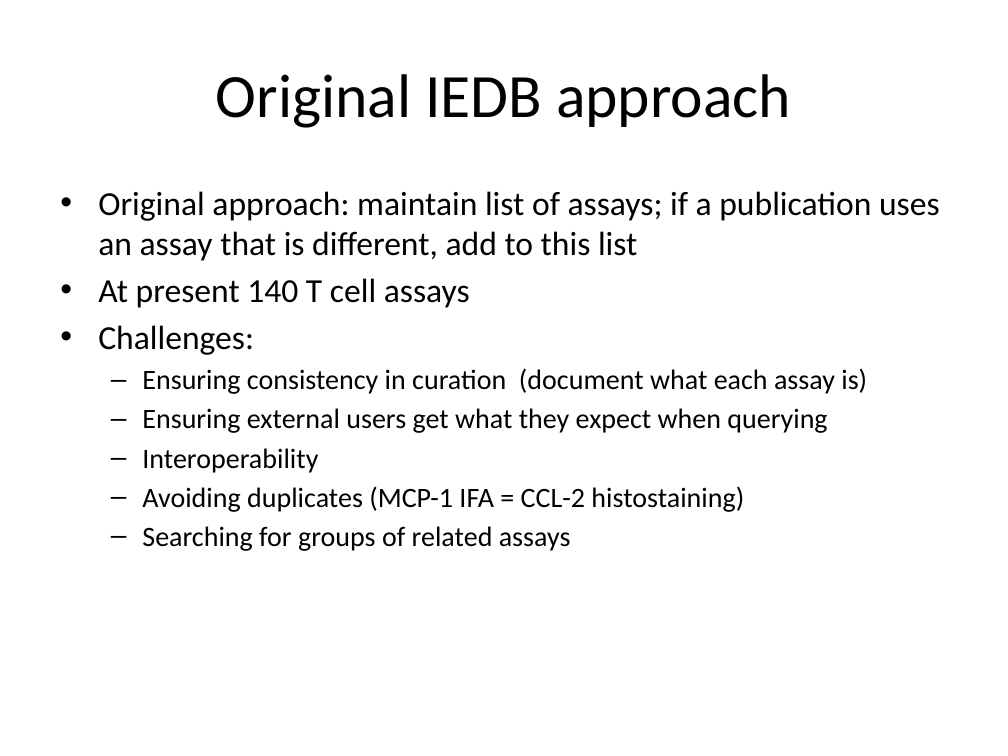
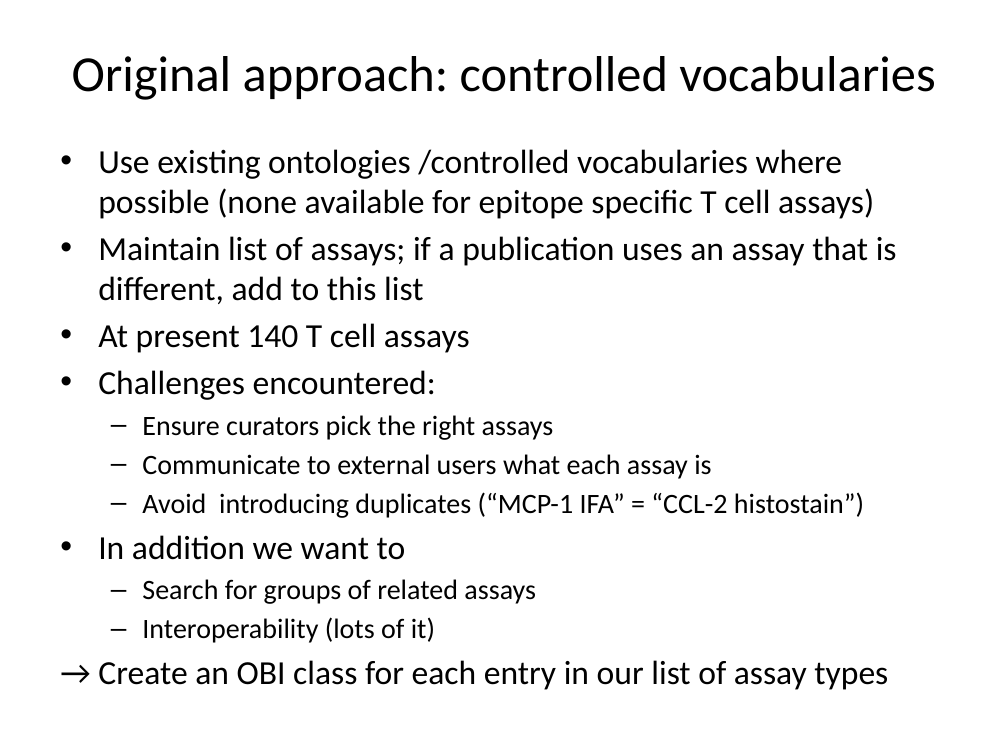
Before and after one commit to obi-ontology/obi-legacy-svn, a slide deck: slide 25 of trunk/docs/presentations/OBI tutorial July 2011 ICBO/OBI overview and IEDB.pptx (slide 27 before the commit). Drawn at 1008x756 pixels with LibreOffice and Linux fonts; fonts in the diff are those of the drawing. Boxes give left, top, right and bottom in pixels: in the first picture for what was removed or moved away, otherwise in the second. Text is boxed around its words. In the diff, an @@ line names an element or a change of style, - is before the commit and + after.

```diff
--- a/trunk/docs/presentations/OBI tutorial July 2011 ICBO/OBI overview and IEDB.pptx
+++ b/trunk/docs/presentations/OBI tutorial July 2011 ICBO/OBI overview and IEDB.pptx
@@ title at bbox=[72, 56, 935, 100]: text changed; size 44 to 36 pt @@
-Original IEDB approach
+Original approach: controlled vocabularies
@@ text "Use existing ontologies /controlled vocabularies ...": place and size @@
-text "Use existing ontologies /controlled vocabularies ..." at bbox=[98, 191, 940, 551]
+text "Use existing ontologies /controlled vocabularies ..." at bbox=[98, 149, 897, 690]
@@ text at bbox=[98, 149, 897, 304]: text changed @@
-• Original approach: maintain list of assays; if a publication uses an assay that is different, add to this list
+• Use existing ontologies /controlled vocabularies where possible (none available for epitope specific T cell assays)
+• Maintain list of assays; if a publication uses an assay that is different, add to this list
@@ text at bbox=[98, 370, 888, 690]: text changed @@
-• Challenges:
-  – Ensuring consistency in curation (document what each assay is)
-  – Ensuring external users get what they expect when querying
-  – Interoperability
-  – Avoiding duplicates (MCP-1 IFA = CCL-2 histostaining)
-  – Searching for groups of related assays
+• Challenges encountered:
+  – Ensure curators pick the right assays
+  – Communicate to external users what each assay is
+  – Avoid introducing duplicates (“MCP-1 IFA” = “CCL-2 histostain”)
+• In addition we want to
+  – Search for groups of related assays
+  – Interoperability (lots of it)
+→ Create an OBI class for each entry in our list of assay types
```
Also in this commit, not shown: 2 other slides changed, 6 slides added, 5 slides removed.
